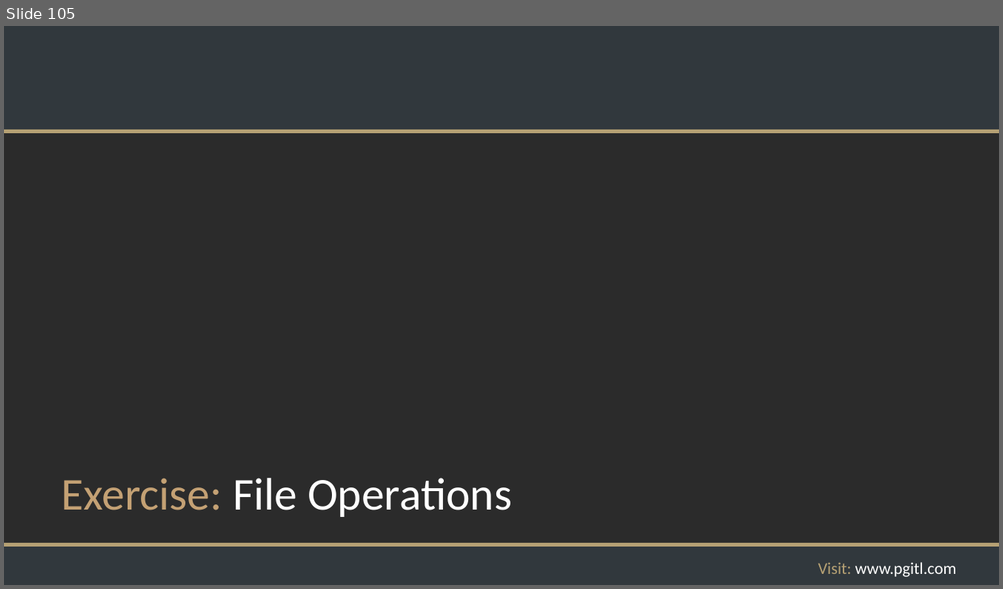
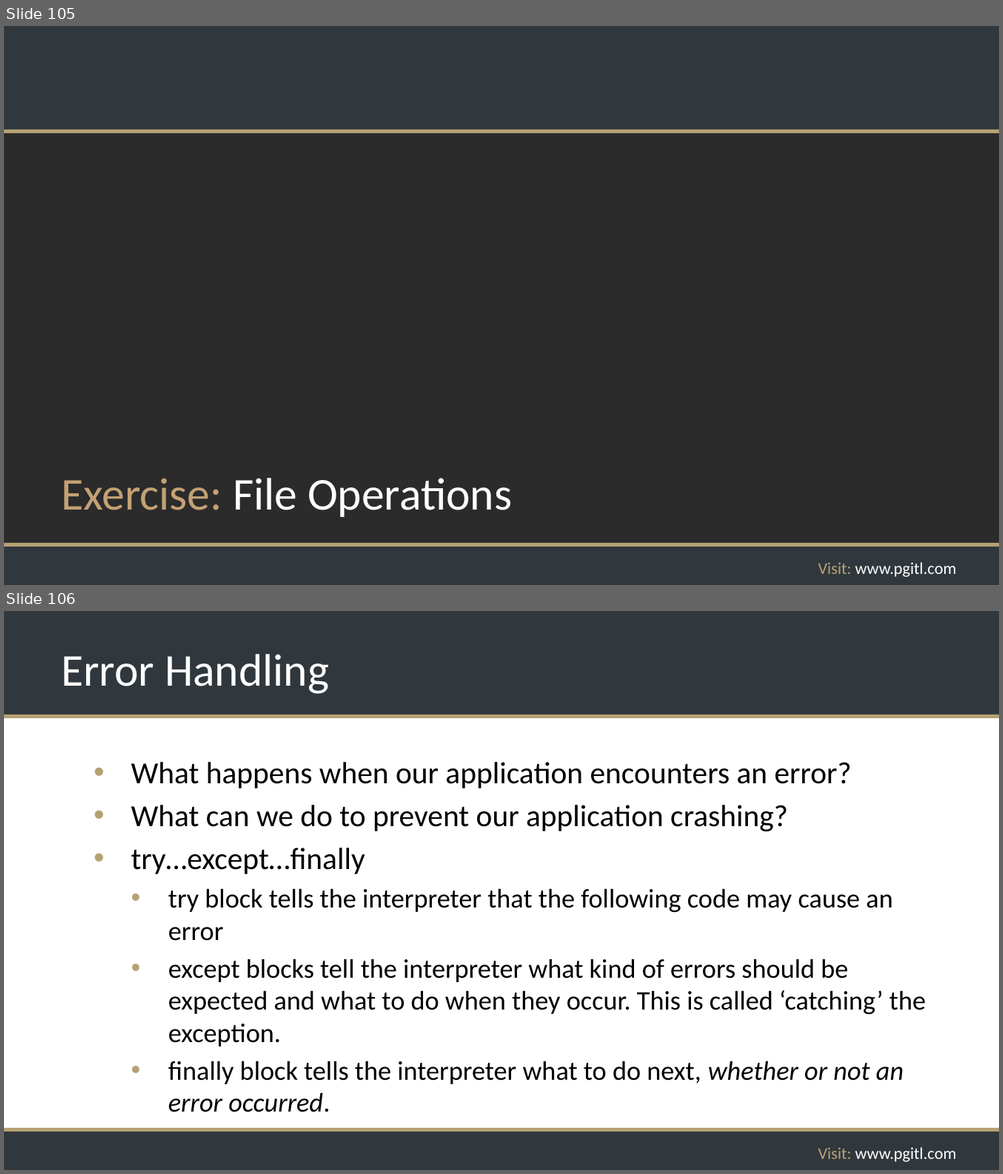
Before and after one commit to rikkouri/project-a, a slide deck: Programming Foundations.pptx. Shown one above the other, each under a label of ours: slide 105 before the commit, slides 105 and 106 after it. The pictures are 1003x589 and 1003x1174 pixels, drawn with LibreOffice and Linux fonts; fonts in the diff are those of the drawing; background and template pictures are left out; a plain dark background stands for a picture behind light text. Boxes give left, top, right and bottom in pixels: in the first picture for what was removed or moved away, otherwise in the second. Text is boxed around its words. In the diff, an @@ line names an element or a change of style, - is before the commit and + after.

Commit message:
Error Handling slides

```diff
--- a/Programming Foundations.pptx
+++ b/Programming Foundations.pptx
@@ slide 106 added at (4, 611, 999, 1170), background #FFFFFF; not listed: 5 template elements that a slide beside it also shows @@
@@ title added at (61, 654, 329, 694), 44 pt, text #FFFFFF @@
+Error Handling
@@ text added at (131, 762, 925, 1113), 25.9 pt, text #000000 @@
+• What happens when our application encounters an error?
+• What can we do to prevent our application crashing?
+• try…except…finally
+  • try block tells the interpreter that the following code may cause an error
+  • except blocks tell the interpreter what kind of errors should be expected and what to do when they occur. This is called ‘catching’ the exception.
+  • finally block tells the interpreter what to do next, whether or not an error occurred.
```
Also in this commit, not shown: 1 slide changed, 1 other slide added, 2 other files.
